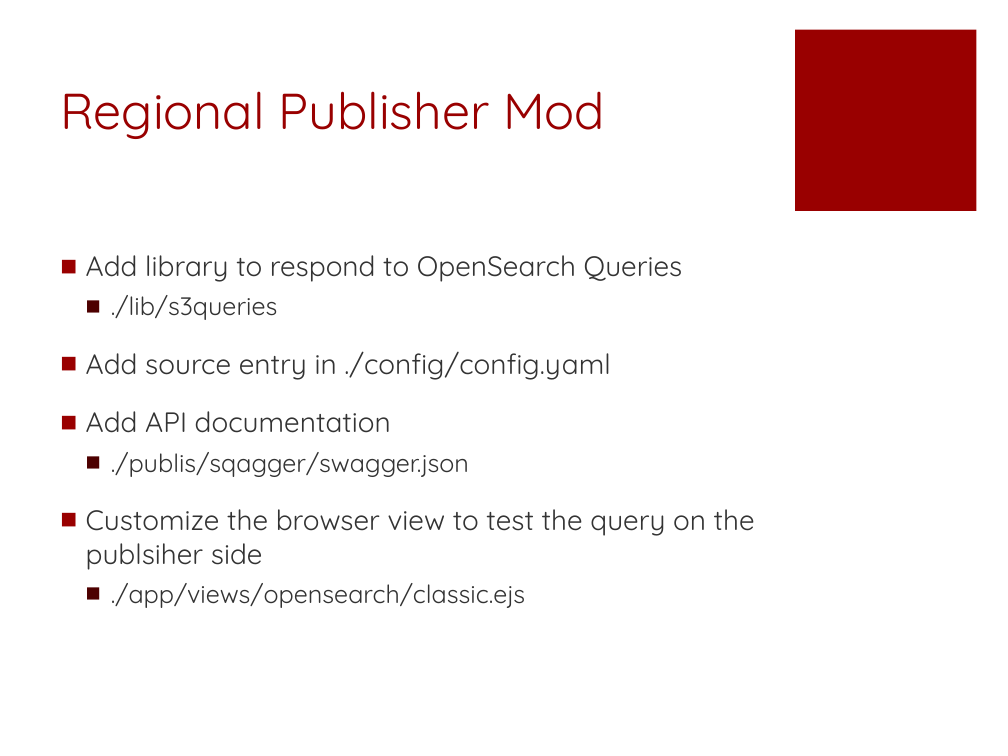
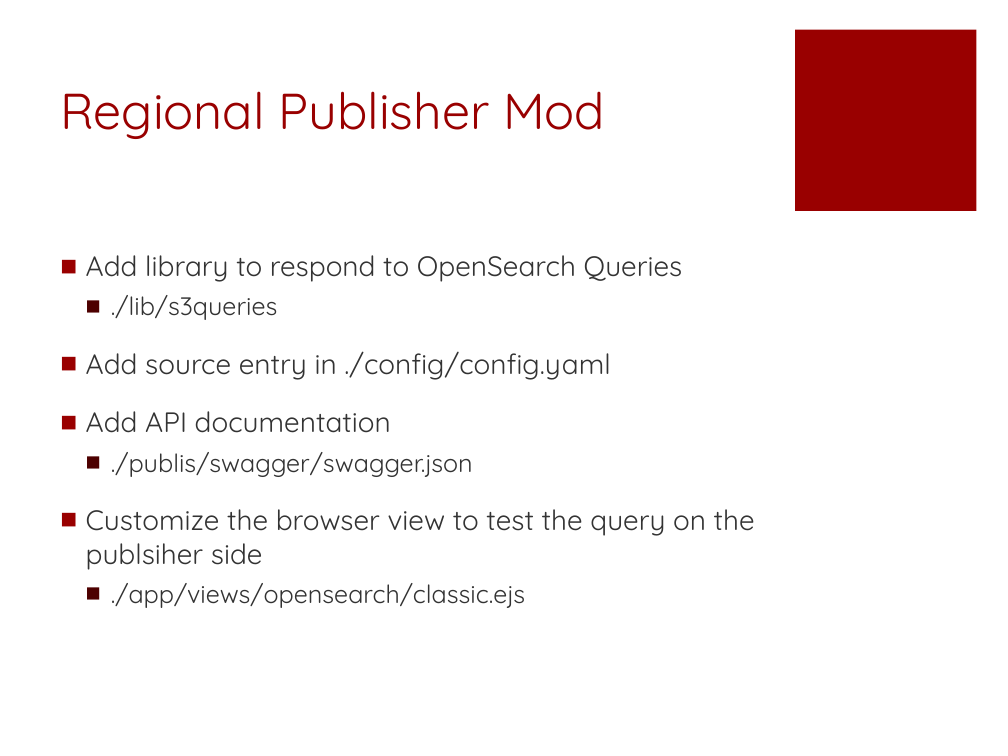
Before and after one commit to anna-ce/LHASAadvanced, a slide deck: slide 31 of ECA-RCCP-WorshopApr2016.pptx. Drawn at 1008x756 pixels with LibreOffice and Linux fonts; fonts in the diff are those of the drawing. Boxes give left, top, right and bottom in pixels: in the first picture for what was removed or moved away, otherwise in the second. Text is boxed around its words. In the diff, an @@ line names an element or a change of style, - is before the commit and + after.

```diff
--- a/ECA-RCCP-WorshopApr2016.pptx
+++ b/ECA-RCCP-WorshopApr2016.pptx
@@ text at <box>111,452,473,477</box>: text changed @@
-  ■ ./publis/sqagger/swagger.json
+  ■ ./publis/swagger/swagger.json
```
Also in this commit, not shown: 3 other slides changed, 4 other files.
